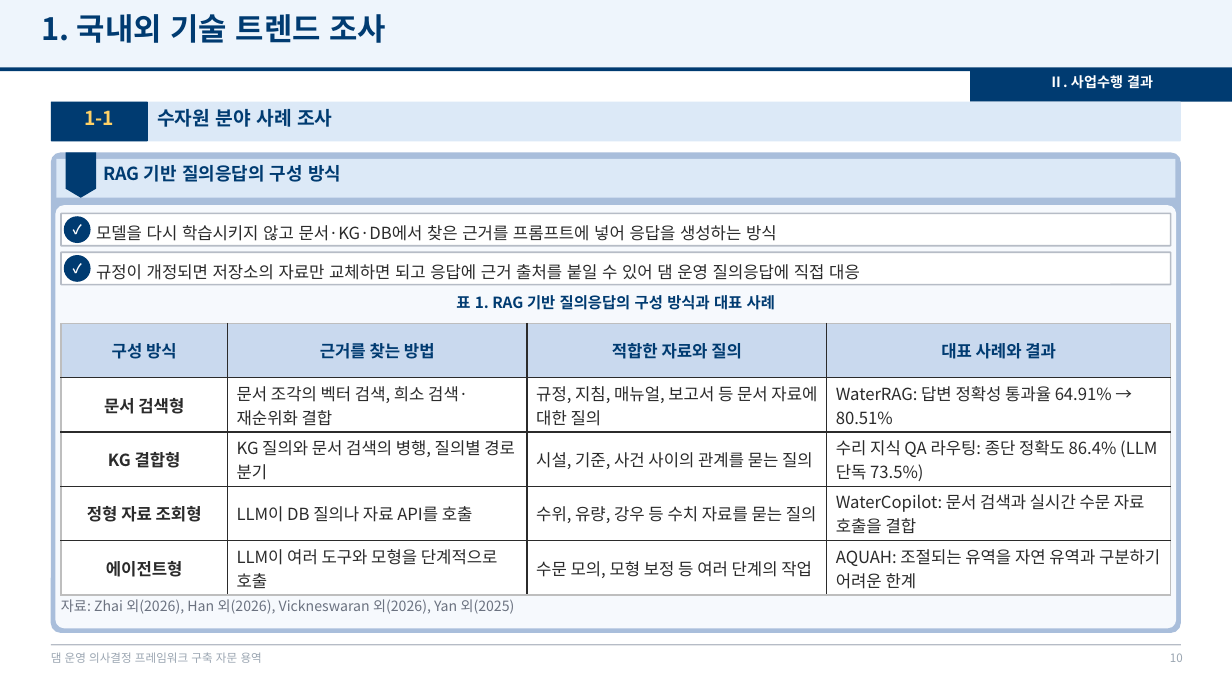
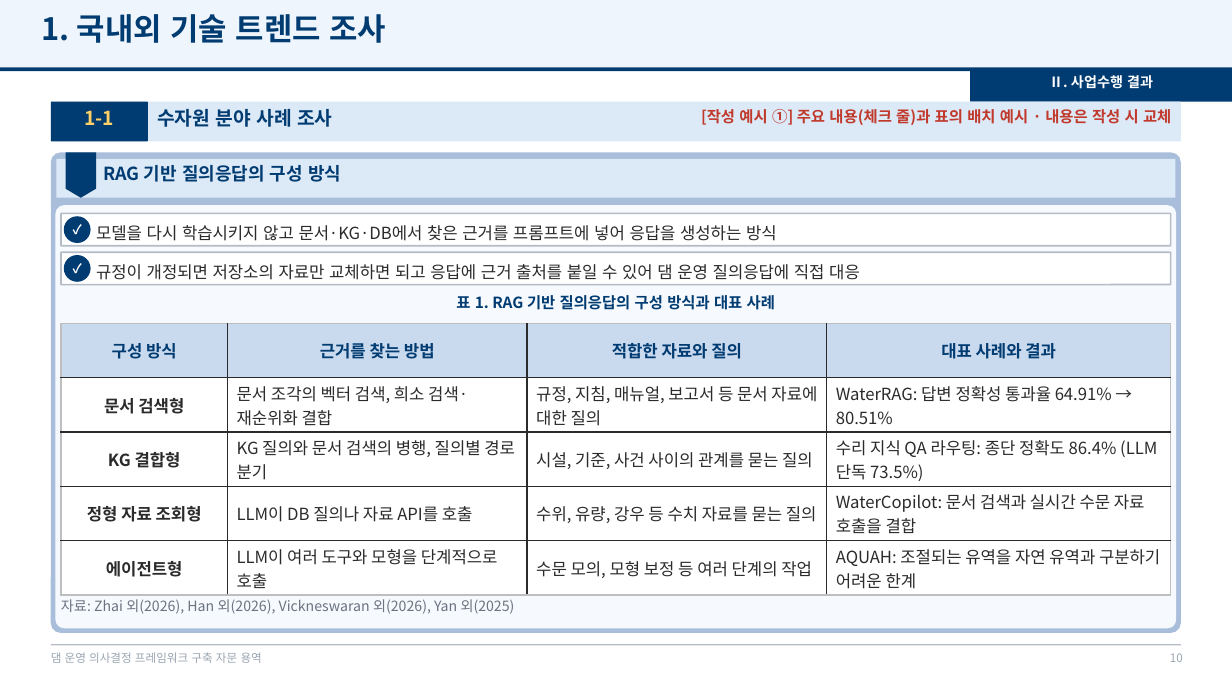
Before and after one commit to mkm1119/KGRAG-LLM, a slide deck: slide 10 of project_khnp/2026.12.09_최종보고회_발표자료_템플릿.pptx. Drawn at 1232x693 pixels with LibreOffice and Linux fonts; fonts in the diff are those of the drawing; background and template pictures are left out. Boxes give left, top, right and bottom in pixels: in the first picture for what was removed or moved away, otherwise in the second. Text is boxed around its words. In the diff, an @@ line names an element or a change of style, - is before the commit and + after.

```diff
--- a/project_khnp/2026.12.09_최종보고회_발표자료_템플릿.pptx
+++ b/project_khnp/2026.12.09_최종보고회_발표자료_템플릿.pptx
@@ text added at (x1=701, y1=109, x2=1171, y2=125), 12 pt, text #C0392B, bold @@
+[작성 예시 ①] 주요 내용(체크 줄)과 표의 배치 예시 · 내용은 작성 시 교체
```
Also in this commit, not shown: 2 other slides changed, 1 other file.
